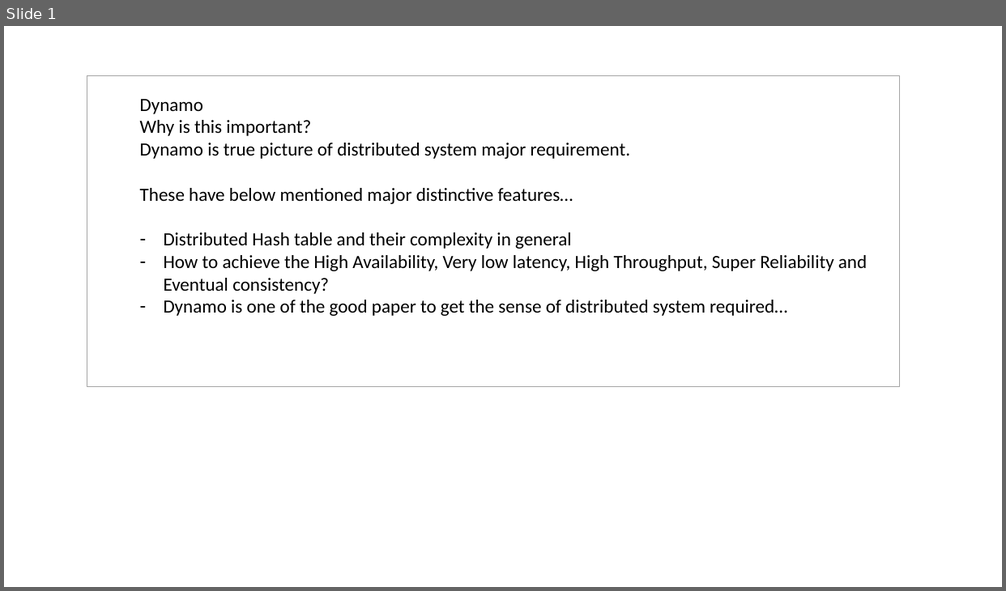
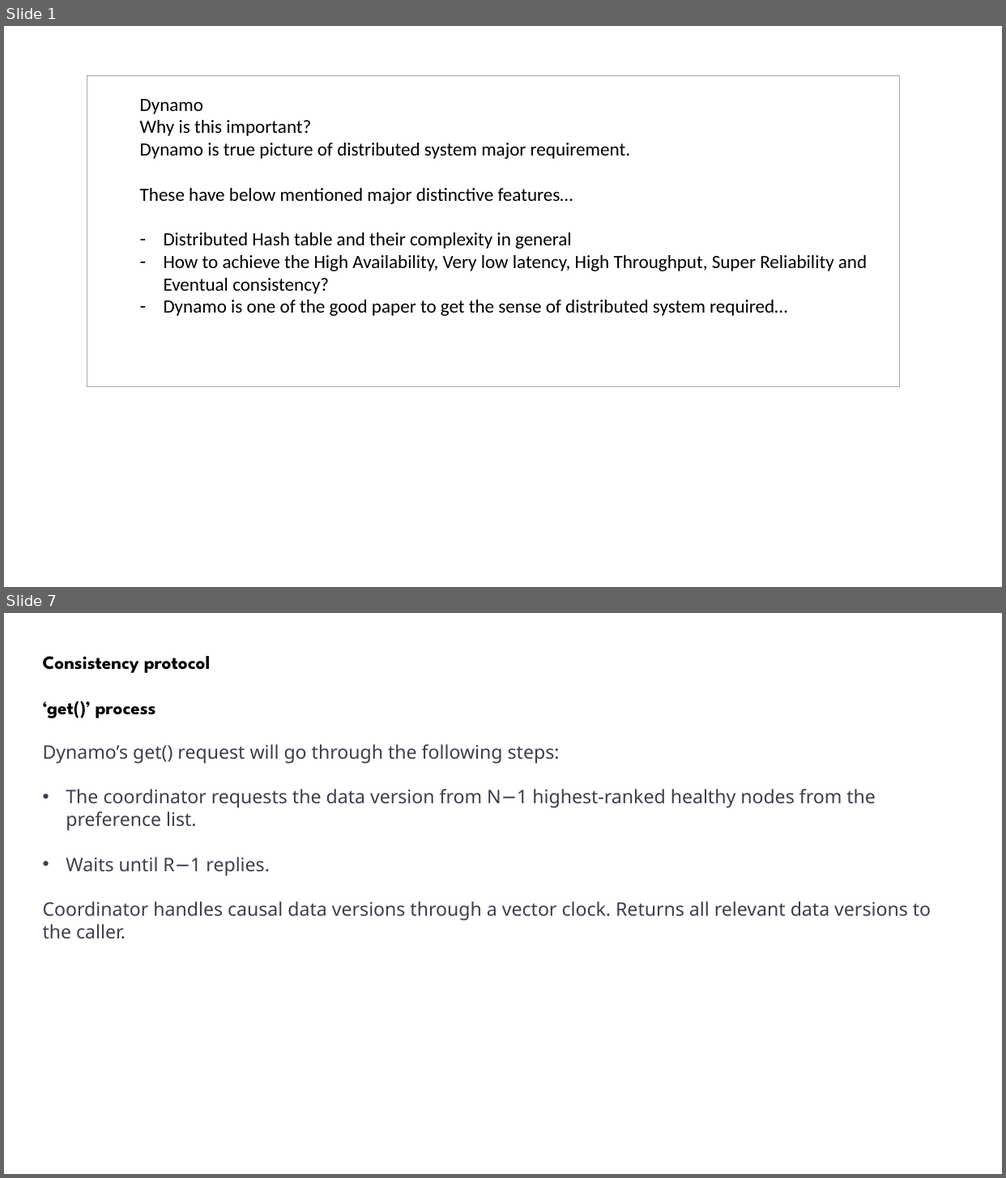
Before and after one commit to abmishra1234/Advanced-System-Design, a slide deck: Dynamo_Understanding.pptx. Shown one above the other, each under a label of ours: slide 1 before the commit, slides 1 and 7 after it; the slides between them are not shown. The pictures are 1006x591 and 1006x1178 pixels, drawn with LibreOffice and Linux fonts; fonts in the diff are those of the drawing. Boxes give left, top, right and bottom in pixels: in the first picture for what was removed or moved away, otherwise in the second. Text is boxed around its words. In the diff, an @@ line names an element or a change of style, - is before the commit and + after.

```diff
--- a/Dynamo_Understanding.pptx
+++ b/Dynamo_Understanding.pptx
@@ slide 7 added at (4,613,1002,1174), background #FFFFFF @@
@@ text added at (43,656,931,939), 18 pt, text #3D3D4E @@
+Consistency protocol
+‘get()’ process
+Dynamo’s get() request will go through the following steps:
+• The coordinator requests the data version from N−1 highest-ranked healthy nodes from the preference list.
+• Waits until R−1 replies.
+Coordinator handles causal data versions through a vector clock. Returns all relevant data versions to the caller.
```
Also in this commit, not shown: 5 other slides added, 1 slide removed.
